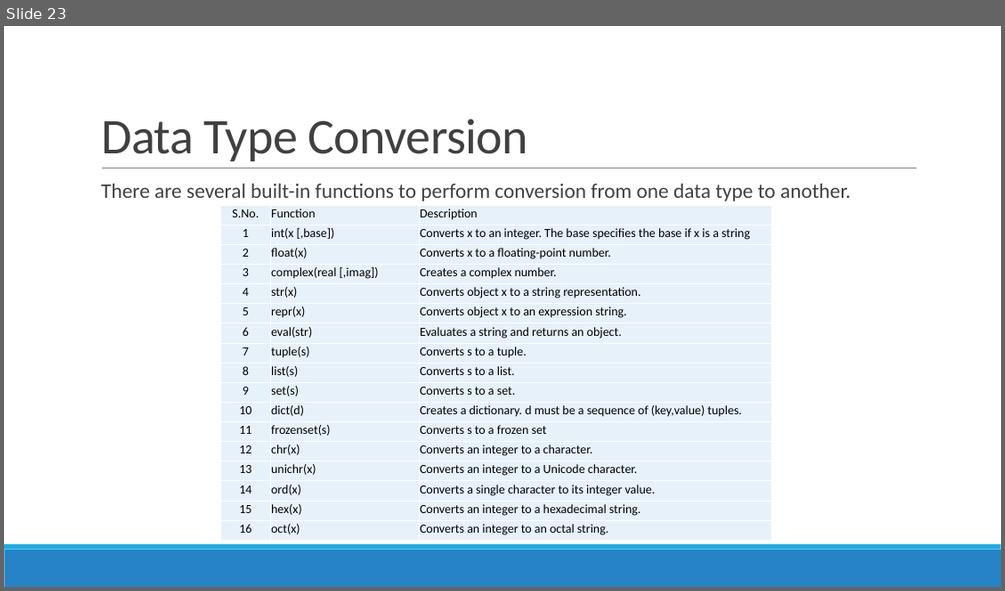
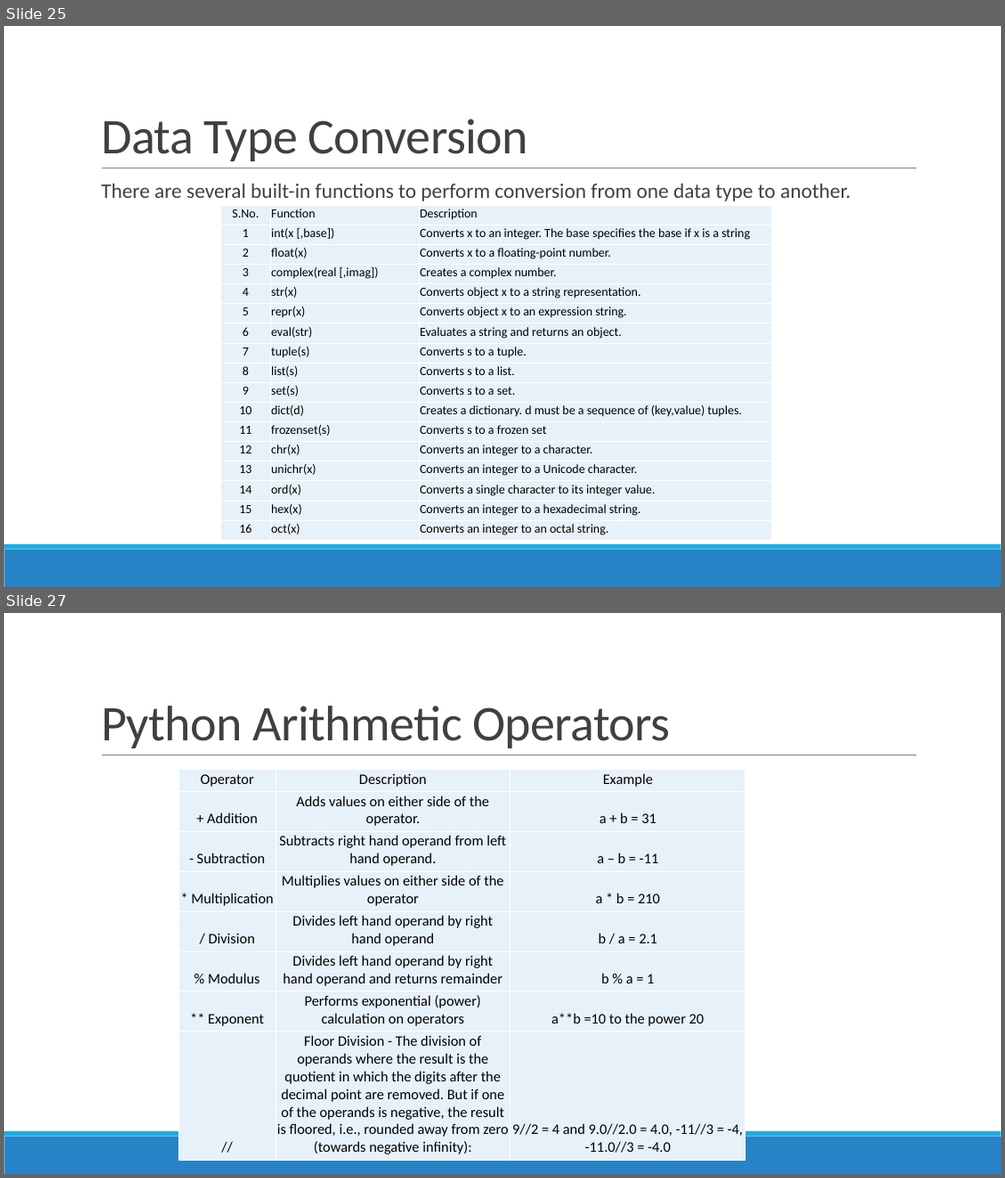
Before and after one commit to siddharth1k/Building-Web-Applications-with-Python, a slide deck: Session5 -Python.pptx. Shown one above the other, each under a label of ours: slide 23 before the commit, slides 25 and 27 after it; the slides between them are not shown. The pictures are 1005x591 and 1005x1178 pixels, drawn with LibreOffice and Linux fonts; fonts in the diff are those of the drawing. Boxes give left, top, right and bottom in pixels: in the first picture for what was removed or moved away, otherwise in the second. Text is boxed around its words. In the diff, an @@ line names an element or a change of style, - is before the commit and + after.

```diff
--- a/Session5 -Python.pptx
+++ b/Session5 -Python.pptx
@@ slide 27 added at (4, 613, 1001, 1174), background #FFFFFF; not listed: 3 template elements that a slide beside it also shows @@
@@ title added at (101, 706, 670, 748), 48 pt, text #404040 @@
+Python Arithmetic Operators
@@ table added at (179, 770, 745, 1158), 8 rows, 3 columns @@
+Operator | Description | Example
++ Addition | Adds values on either side of the operator. | a + b = 31
+- Subtraction | Subtracts right hand operand from left hand operand. | a – b = -11
+* Multiplication | Multiplies values on either side of the operator | a * b = 210
+/ Division | Divides left hand operand by right hand operand | b / a = 2.1
+% Modulus | Divides left hand operand by right hand operand and returns remainder | b % a = 1
+** Exponent | Performs exponential (power) calculation on operators | a**b =10 to the power 20
+// | Floor Division - The division of operands where the result is the quotient in which the digits after the decimal point are removed. But if one of the operands is negative, the result is floored, i.e., rounded away from zero (towards negative infinity): | 9//2 = 4 and 9.0//2.0 = 4.0, -11//3 = -4, -11.0//3 = -4.0
@@ what was slide 23 is now slide 25 @@
```
Also in this commit, not shown: 15 other slides added.
